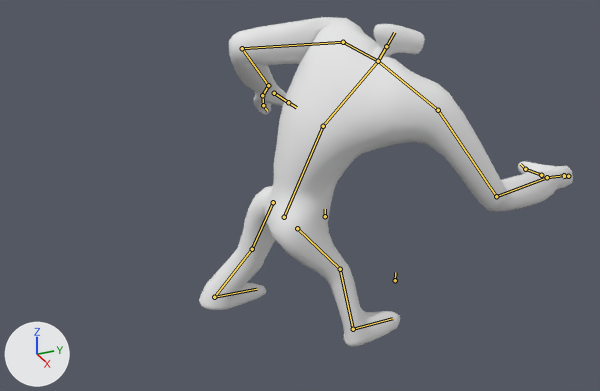
The Blender file Animation/PitchAttack3.blend: old version first, new version second.
Camera for both pictures: a camera (50 mm lens) standing at (928.0, -332.0, 654.0) and looking at (-28.0, 98.0, 176.0). Lighting does not change. The marker at lower left points along +X, +Y and +Z. Both versions are drawn at frame 14 of the action 'PitchAttack3'; the numbers are the values there. The bones that bend it are drawn over the model as lines.
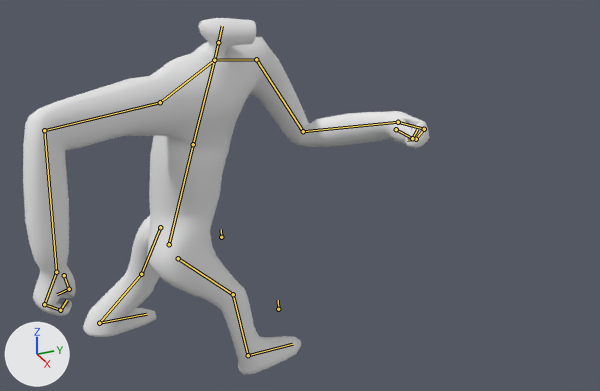
Where the change shows, as pixel boxes (x1, y1, x2, y2) in the pictures (600 x 391 px):
'Cube', posed (9% wider, 8% taller)
    before: (199, 17, 573, 347)
    after: (23, 18, 429, 374)
bone 'torso1', root to tip
    before: (284, 217) to (323, 126)
    after: (169, 244) to (193, 144)
bone 'torso2', root to tip
    before: (323, 126) to (378, 61)
    after: (193, 144) to (214, 60)
bone 'neck', root to tip
    before: (378, 61) to (386, 46)
    after: (214, 60) to (218, 42)
bone 'shoulder.r', root to tip
    before: (378, 61) to (438, 110)
    after: (214, 60) to (160, 102)
bone 'finger1.r', root to tip
    before: (564, 175) to (568, 176)
    after: (44, 304) to (60, 310)
bone 'finger2.r', root to tip
    before: (568, 176) to (563, 177)
    after: (60, 310) to (67, 300)
bone 'thumb1.r', root to tip
    before: (541, 175) to (525, 169)
    after: (64, 275) to (69, 289)
bone 'thumb2.r', root to tip
    before: (525, 169) to (520, 164)
    after: (69, 289) to (57, 294)
bone 'shoulder.l', root to tip
    before: (378, 61) to (343, 42)
    after: (214, 60) to (256, 59)
bone 'finger1.l', root to tip
    before: (262, 95) to (263, 105)
    after: (424, 129) to (416, 139)
bone 'thumb1.l', root to tip
    before: (274, 93) to (288, 102)
    after: (396, 129) to (412, 138)
bone 'thumb2.l', root to tip
    before: (288, 102) to (296, 107)
    after: (412, 138) to (417, 129)

The edits, one by one:
Object 'PitchSkeleton' (bone_rig_object) moves from (0.0, 168.0, 0.0) to (0.0, 0.0, 0.0).
Bone 'root' (bone_root) moves from (0.0, 33.9, 36.7) to (0.0, 20.7, 0.0).
Bone 'root' (bone_root) turns from (-24, -2, 1) to (0, -2, 0) degrees about its own x, y and z.
Bone 'torso1' (bone_torso1) turns from (50, 7, 7) to (33, -10, -4) degrees about its own x, y and z.
Bone 'torso2' (bone_torso2) turns from (-22, 18, -22) to (-10, 19, -10) degrees about its own x, y and z.
Bone 'neck' (bone_neck) turns from (-3, -43, 4) to (-16, -23, 5) degrees about its own x, y and z.
Bone 'shoulder.r' (bone_shoulder_r) turns from (17, -5, 25) to (33, 33, -43) degrees about its own x, y and z.
Bone 'finger1.r' (bone_finger1_r) turns from (22, -12, 22) to (79, -21, 37) degrees about its own x, y and z.
Bone 'finger2.r' (bone_finger2_r) turns from (-48, -21, -14) to (-76, -23, -2) degrees about its own x, y and z.
Bone 'thumb1.r' (bone_thumb1_r) turns from (0, 0, 0) to (20, 16, -44) degrees about its own x, y and z.
Bone 'thumb2.r' (bone_thumb2_r) turns from (-8, -11, 44) to (8, -25, 118) degrees about its own x, y and z.
Bone 'shoulder.l' (bone_shoulder_l) turns from (-2, 23, -27) to (-25, 26, -62) degrees about its own x, y and z.
Bone 'finger1.l' (bone_finger1_l) turns from (34, 18, -10) to (95, 31, -20) degrees about its own x, y and z.
Bone 'thumb1.l' (bone_thumb1_l) turns from (0, 0, 0) to (44, -26, 63) degrees about its own x, y and z.
Bone 'thumb2.l' (bone_thumb2_l) turns from (-14, 3, -42) to (-15, 11, -121) degrees about its own x, y and z.
Bone 'hand_ik_r' (bone_hand_ik_r) moves from (-202.9, 25.1, 25.6) to (41.0, -436.4, -56.1).
Bone 'hand_ik_r' (bone_hand_ik_r) turns from (6, 63, 31) to (66, 115, -22) degrees about its own x, y and z.
Bone 'elbow_pole.r' (bone_elbow_pole_r) moves from (132.3, 22.1, -107.1) to (308.6, 350.8, 8.3).
Bone 'foot_ik.r' (bone_foot_ik_r) moves from (-45.3, 52.2, 4.0) to (-46.7, 66.1, 5.8).
Bone 'hand_ik_l' (bone_hand_ik_l) moves from (62.0, -296.1, 97.3) to (310.4, -92.0, -40.4).
Bone 'hand_ik_l' (bone_hand_ik_l) turns from (83, -69, -18) to (-48, -36, -20) degrees about its own x, y and z.
Bone 'elbow_pole.l' (bone_elbow_pole_l) moves from (-163.4, 168.4, -238.9) to (-68.7, 87.1, -414.3).
